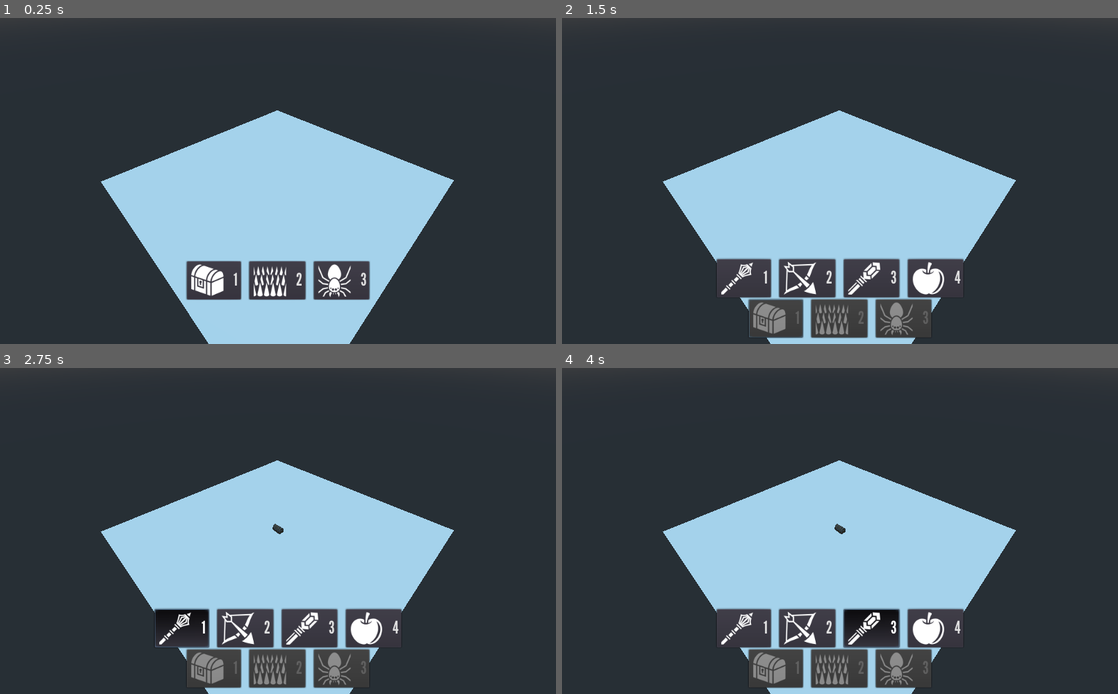
Above: before the commit, frames 1-4 (two rows, left to right).
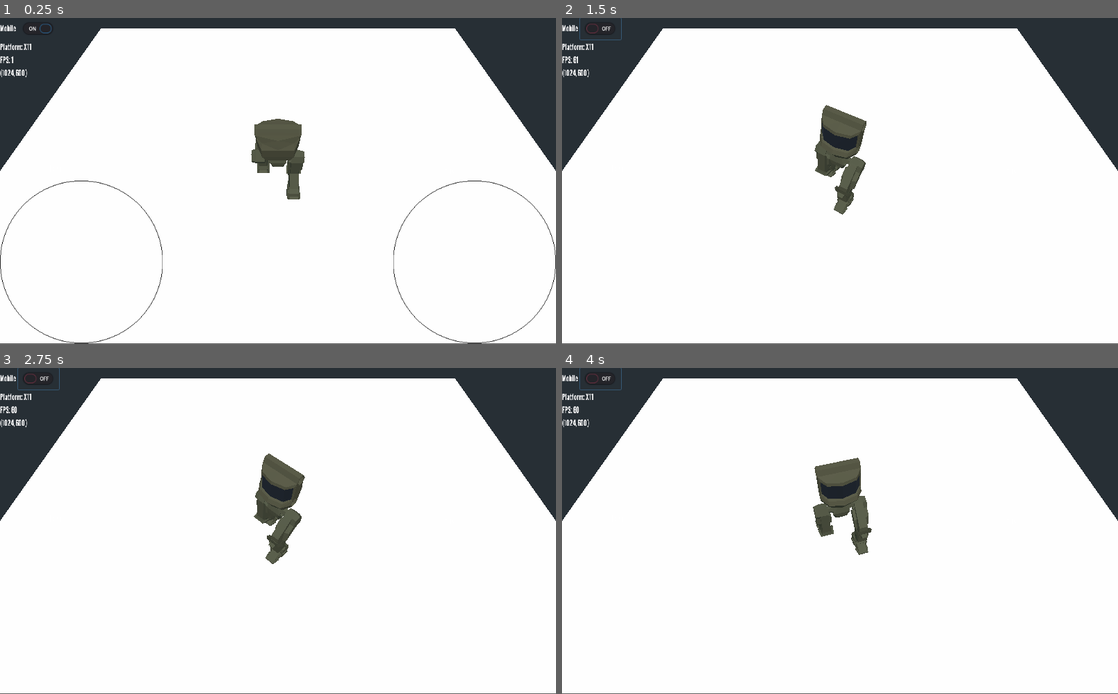
Above: after the commit, the same moments.

Repository: rcorre/wildjam-39
Game: Godot game, scene res://scenes/test_map.tscn
The game is run twice, just before and just after one commit, with the same random seed, the same clock (stepped at 60 frames per second) and the same inputs. Before the commit the project starts from res://scenes/DungeonMasterScene.tscn.
Inputs (mouse positions are in pixels of both pictures, inside the frame that each line leads up to):
- Up to frame 1 (0.25 s): no input
- Up to frame 2 (1.5 s): click (600, 27) at 0.52 s; click (773, 278) at 1.25 s, where only the run before the commit has a clickable "1"
- Up to frame 3 (2.75 s): click (183, 628) at 2 s, where only the run before the commit has a clickable "1"
- Up to frame 4 (4 s): click (806, 628) at 2.75 s, where only the run before the commit has a clickable "2"; click (873, 628) at 3.5 s, where only the run before the commit has a clickable "3"
In our replay, the window is 800x469 before the commit and 800x468 after it. These sizes can differ from the game's own. Grey fills any space a smaller window leaves; there, only what the larger window draws over its background counts as a difference.

The runs differ from the first frame. In frame 1, 88% of the frame differs, in the area x 0-100%, y 1-100%; in frame 2, 88%, in the area x 0-100%, y 0-100%; in frame 3, 88%; in frame 4, 88%.

Commit message:
[Player] Add mobile look at controls

Diff:
--- /dev/null
+++ b/assets/Theme/theme.tres
@@ -0,0 +1,9 @@
+[gd_resource type="Theme" load_steps=3 format=2]
+
+[ext_resource path="res://assets/fonts/LeagueGothic-Regular.otf" type="DynamicFontData" id=1]
+
+[sub_resource type="DynamicFont" id=5]
+font_data = ExtResource( 1 )
+
+[resource]
+Label/fonts/font = SubResource( 5 )
--- a/project.godot
+++ b/project.godot
@@ -11,7 +11,7 @@
 [application]
 
 config/name="WildJam39"
-run/main_scene="res://scenes/DungeonMasterScene.tscn"
+run/main_scene="res://scenes/test_map.tscn"
 config/icon="res://icon.png"
 
 [autoload]
@@ -27,8 +27,7 @@
 
 [display]
 
-window/stretch/mode="2d"
-window/stretch/aspect="expand"
+window/stretch/mode="viewport"
 
 [importer_defaults]
 
--- a/scenes/DungeonMasterScene.tscn
+++ b/scenes/DungeonMasterScene.tscn
@@ -20,7 +20,6 @@
 [ext_resource path="res://props/Slime.tscn" type="PackedScene" id=18]
 [ext_resource path="res://assets/icons/skeleton.svg" type="Texture" id=19]
 [ext_resource path="res://props/Skeleton.tscn" type="PackedScene" id=20]
-[ext_resource path="res://scenes/GroupButtons.gd" type="Script" id=21]
 [ext_resource path="res://scenes/GroupButtons.gd" type="Script" id=22]
 
 [sub_resource type="PlaneMesh" id=1]
@@ -101,17 +100,16 @@
 
 [node name="TabContainer" type="TabContainer" parent="HUD/VBoxContainer"]
 margin_right = 1024.0
-margin_bottom = 70.0
 custom_styles/panel = SubResource( 10 )
 tabs_visible = false
 script = ExtResource( 15 )
 
 [node name="Control" type="Control" parent="HUD/VBoxContainer/TabContainer"]
+anchor_right = 1.0
+anchor_bottom = 1.0
+
+[node name="Treasure" type="HBoxContainer" parent="HUD/VBoxContainer/TabContainer"]
 visible = false
-anchor_right = 1.0
-anchor_bottom = 1.0
-
-[node name="Treasure" type="HBoxContainer" parent="HUD/VBoxContainer/TabContainer"]
 anchor_right = 1.0
 anchor_bottom = 1.0
 custom_constants/separation = 16
@@ -183,7 +181,7 @@
 anchor_bottom = 1.0
 custom_constants/separation = 16
 alignment = 1
-script = ExtResource( 21 )
+script = ExtResource( 22 )
 __meta__ = {
 "_edit_use_anchors_": false
 }
@@ -222,7 +220,7 @@
 anchor_bottom = 1.0
 custom_constants/separation = 16
 alignment = 1
-script = ExtResource( 21 )
+script = ExtResource( 22 )
 __meta__ = {
 "_edit_use_anchors_": false
 }
@@ -270,12 +268,12 @@
 prop_scene = ExtResource( 20 )
 
 [node name="PropCategoryButtons" type="HBoxContainer" parent="HUD/VBoxContainer"]
-margin_top = 74.0
+margin_top = 4.0
 margin_right = 1024.0
-margin_bottom = 144.0
+margin_bottom = 74.0
 custom_constants/separation = 16
 alignment = 1
-script = ExtResource( 21 )
+script = ExtResource( 22 )
 __meta__ = {
 "_edit_use_anchors_": false
 }
--- a/scenes/Player_input.tscn
+++ b/scenes/Player_input.tscn
@@ -1,7 +1,8 @@
-[gd_scene load_steps=4 format=2]
+[gd_scene load_steps=5 format=2]
 
 [ext_resource path="res://assets/icons/150r_circle.png" type="Texture" id=1]
 [ext_resource path="res://scripts/Player_input.gd" type="Script" id=2]
+[ext_resource path="res://assets/Theme/theme.tres" type="Theme" id=3]
 
 [sub_resource type="CircleShape2D" id=4]
 radius = 150.0
@@ -11,8 +12,89 @@
 current = true
 script = ExtResource( 2 )
 
-[node name="TouchScreenButton" type="TouchScreenButton" parent="."]
+[node name="TouchScreenMoveButton" type="TouchScreenButton" parent="."]
 position = Vector2( 0, 300 )
 normal = ExtResource( 1 )
 shape = SubResource( 4 )
-passby_press = true
+
+[node name="TouchScreenLookButton" type="TouchScreenButton" parent="."]
+position = Vector2( 725, 300 )
+normal = ExtResource( 1 )
+shape = SubResource( 4 )
+
+[node name="Debug" type="Control" parent="."]
+margin_right = 40.0
+margin_bottom = 40.0
+theme = ExtResource( 3 )
+__meta__ = {
+"_edit_use_anchors_": false
+}
+
+[node name="VBoxContainer" type="VBoxContainer" parent="Debug"]
+margin_right = 40.0
+margin_bottom = 40.0
+
+[node name="HBoxContainer" type="HBoxContainer" parent="Debug/VBoxContainer"]
+margin_right = 109.0
+margin_bottom = 40.0
+__meta__ = {
+"_edit_use_anchors_": false
+}
+
+[node name="Label" type="Label" parent="Debug/VBoxContainer/HBoxContainer"]
+margin_top = 10.0
+margin_right = 29.0
+margin_bottom = 30.0
+text = "Mobile"
+__meta__ = {
+"_edit_use_anchors_": false
+}
+
+[node name="mobile_controls" type="CheckButton" parent="Debug/VBoxContainer/HBoxContainer"]
+margin_left = 33.0
+margin_right = 109.0
+margin_bottom = 40.0
+pressed = true
+__meta__ = {
+"_edit_use_anchors_": false
+}
+
+[node name="Platform" type="Label" parent="Debug/VBoxContainer"]
+margin_top = 44.0
+margin_right = 109.0
+margin_bottom = 64.0
+
+[node name="FPS" type="Label" parent="Debug/VBoxContainer"]
+margin_top = 68.0
+margin_right = 109.0
+margin_bottom = 88.0
+
+[node name="Screen_size" type="Label" parent="Debug/VBoxContainer"]
+margin_top = 92.0
+margin_right = 109.0
+margin_bottom = 112.0
+
+[node name="event_point" type="Label" parent="Debug/VBoxContainer"]
+margin_top = 116.0
+margin_right = 109.0
+margin_bottom = 136.0
+
+[node name="state_move" type="Label" parent="Debug"]
+margin_left = 91.0
+margin_top = 268.0
+margin_right = 200.0
+margin_bottom = 288.0
+__meta__ = {
+"_edit_use_anchors_": false
+}
+
+[node name="state_look" type="Label" parent="Debug"]
+margin_left = 819.0
+margin_top = 274.0
+margin_right = 928.0
+margin_bottom = 294.0
+__meta__ = {
+"_edit_use_anchors_": false
+}
+
+[connection signal="toggled" from="Debug/VBoxContainer/HBoxContainer/mobile_controls" to="." method="_on_mobile_controls_toggled"]
--- a/scenes/player.tscn
+++ b/scenes/player.tscn
@@ -17,5 +17,6 @@
 
 [connection signal="updated_velocity" from="." to="Model" method="_on_movement_updated_velocity"]
 [connection signal="look_towards" from="Player_input" to="Model" method="_on_Player_input_look_towards"]
+[connection signal="mobile_look_towards" from="Player_input" to="Model" method="_on_Player_input_mobile_look_towards"]
 [connection signal="move_towards" from="Player_input" to="." method="_on_Player_input_move_towards"]
 [connection signal="updated_root_motion_direction" from="Model" to="." method="_on_Model_updated_root_motion_direction"]
--- /dev/null
+++ b/scenes/test_map.tscn
@@ -0,0 +1,25 @@
+[gd_scene load_steps=4 format=2]
+
+[ext_resource path="res://scenes/player.tscn" type="PackedScene" id=1]
+
+[sub_resource type="PlaneMesh" id=1]
+size = Vector2( 20, 20 )
+
+[sub_resource type="ConcavePolygonShape" id=2]
+data = PoolVector3Array( 10, 0, 10, -10, 0, 10, 10, 0, -10, -10, 0, 10, -10, 0, -10, 10, 0, -10 )
+
+[node name="test_map" type="Spatial"]
+
+[node name="Floor" type="MeshInstance" parent="."]
+mesh = SubResource( 1 )
+material/0 = null
+
+[node name="StaticBody" type="StaticBody" parent="Floor"]
+
+[node name="CollisionShape" type="CollisionShape" parent="Floor/StaticBody"]
+shape = SubResource( 2 )
+
+[node name="movement" parent="." instance=ExtResource( 1 )]
+
+[node name="DirectionalLight" type="DirectionalLight" parent="."]
+transform = Transform( 1, 0, 0, 0, -0.418121, 0.908391, 0, -0.908391, -0.418121, 0, 6.2624, 0 )
--- a/scripts/Model.gd
+++ b/scripts/Model.gd
@@ -2,7 +2,7 @@
 
 signal updated_root_motion_direction(direction)
 
-func _on_Player_input_look_towards(position):
+func _on_Player_input_look_towards(position : Vector3):
 	"""
 	Update rotation matrix based on look at position
 
@@ -10,6 +10,18 @@
 	"""
 	var dir_to = global_transform.origin.direction_to(position)
 	var target_rad = atan2(dir_to.x, dir_to.z)
+	var dif_rad = target_rad - rotation.y
+
+	global_transform.basis = global_transform.basis.rotated(Vector3.UP, dif_rad)
+
+func _on_Player_input_mobile_look_towards(look_vect : Vector2):
+	"""
+	Update rotation matrix based on a directional vector
+
+	Signal from: player_input
+		(Only for mobile controles)
+	"""
+	var target_rad = atan2(look_vect.x, look_vect.y)
 	var dif_rad = target_rad - rotation.y
 
 	global_transform.basis = global_transform.basis.rotated(Vector3.UP, dif_rad)
--- a/scripts/Player_input.gd
+++ b/scripts/Player_input.gd
@@ -3,18 +3,28 @@
 const ray_length = 20
 
 signal look_towards(position)
+signal mobile_look_towards(look_vect)
 signal move_towards(move_dir)
+const TouchScreenButtonDiameter = 300
 
-onready var center_pos = Vector2($TouchScreenButton.position.x + $TouchScreenButton.shape.radius,
-									$TouchScreenButton.position.y + $TouchScreenButton.shape.radius)
+onready var mobileMoveBtn = $TouchScreenMoveButton
+onready var mobileLookBtn = $TouchScreenLookButton
 
-var input_vect := Vector2.ZERO #change name b/c it's used twice
+onready var center_move_btn = Vector2($TouchScreenMoveButton.position.x + $TouchScreenMoveButton.shape.radius,
+									$TouchScreenMoveButton.position.y + $TouchScreenMoveButton.shape.radius)
+
+onready var center_look_btn = Vector2($TouchScreenLookButton.position.x + $TouchScreenLookButton.shape.radius,
+									$TouchScreenLookButton.position.y + $TouchScreenLookButton.shape.radius)
+var mobile_controls = true
+var mobile_move_vect := Vector2.ZERO
+var mobile_look_vect := Vector2.ZERO
 
 func _ready():
-	#TODO: If in HTML show touchScreenButton else ignore.
-	pass
+	$Debug/VBoxContainer/Platform.text = "Platform: " + OS.get_name()
+	$Debug/VBoxContainer/Screen_size.text = str(get_viewport().size)
+	mobileLookBtn.position.x = get_viewport().size.x - (TouchScreenButtonDiameter)
 
-func player_input():
+func keyboard_input():
 	var from = project_ray_origin(get_viewport().get_mouse_position())
 	var to = from + project_ray_normal(get_viewport().get_mouse_position()) * ray_length
 	var space_state = get_world().direct_space_state
@@ -23,18 +33,56 @@
 		emit_signal("look_towards", result.position)
 
 	var input_vect := Input.get_vector("Right", "Left", "Down", "Up")
-	if input_vect:
-		print("WASD: ", input_vect)
 	emit_signal("move_towards", Vector3(input_vect.x, 0 , input_vect.y))
 
+func mobile_input():
+	$Debug/state_move.text = str(mobileMoveBtn.is_pressed())
+	$Debug/state_look.text = str(mobileLookBtn.is_pressed())
+	if mobileMoveBtn.is_pressed():
+		emit_signal("move_towards", Vector3(mobile_move_vect.x, 0 , mobile_move_vect.y).normalized())
+	else:
+		emit_signal("move_towards", Vector3.ZERO)
+	if mobileLookBtn.is_pressed():
+		emit_signal("mobile_look_towards", mobile_look_vect)
+
 func _physics_process(delta):
-	player_input()
-	if $TouchScreenButton.is_pressed():
-		emit_signal("move_towards", Vector3(input_vect.x, 0 , input_vect.y).normalized())
+	$Debug/VBoxContainer/FPS.text = "FPS: " + str(Engine.get_frames_per_second())
+	$Debug/VBoxContainer/Screen_size.text = str(get_viewport().size)
+#	mobileLookBtn.position.x = get_viewport().size.x - (TouchScreenButtonDiameter)
+	if mobile_controls:
+		mobile_input()
+	else:
+		keyboard_input()
 
 func _input(event):
+	"""
+	Update Look at and move vectors based on even position for mobile use
+	"""
+	if !mobile_controls:
+		return
 	if !(event is InputEventScreenDrag or event is InputEventScreenTouch):
 		return
 
-	input_vect = (center_pos - event.position).normalized() if $TouchScreenButton.is_pressed() else Vector2.ZERO
-#	print("event_pos: ",event.position, " Center: ", center_pos, " actual-Pos: ", $TouchScreenButton.position, " Vec: ",  input_vect) #Diameter
+	if event.position.y < mobileMoveBtn.position.y:
+		return
+	if event.position.x <= TouchScreenButtonDiameter:
+		mobile_move_vect = (center_move_btn - event.position).normalized()
+	if event.position.x > mobileLookBtn.position.x:
+		mobile_look_vect = (center_look_btn - event.position).normalized()
+	$Debug/VBoxContainer/event_point.text = str(event.position)
+
+
+func _on_mobile_controls_toggled(button_pressed):
+	mobile_controls = button_pressed
+	if mobile_controls:
+		enable_mobile()
+	else:
+		disable_mobile()
+
+func disable_mobile():
+	remove_child(mobileMoveBtn)
+	remove_child(mobileLookBtn)
+
+func enable_mobile():
+	add_child(mobileMoveBtn)
+	add_child(mobileLookBtn)
Not shown, changed: export_presets.cfg
Not shown: 1 places in scenes/DungeonMasterScene.tscn that only renumber resources
Not shown, changed: .gitignore
